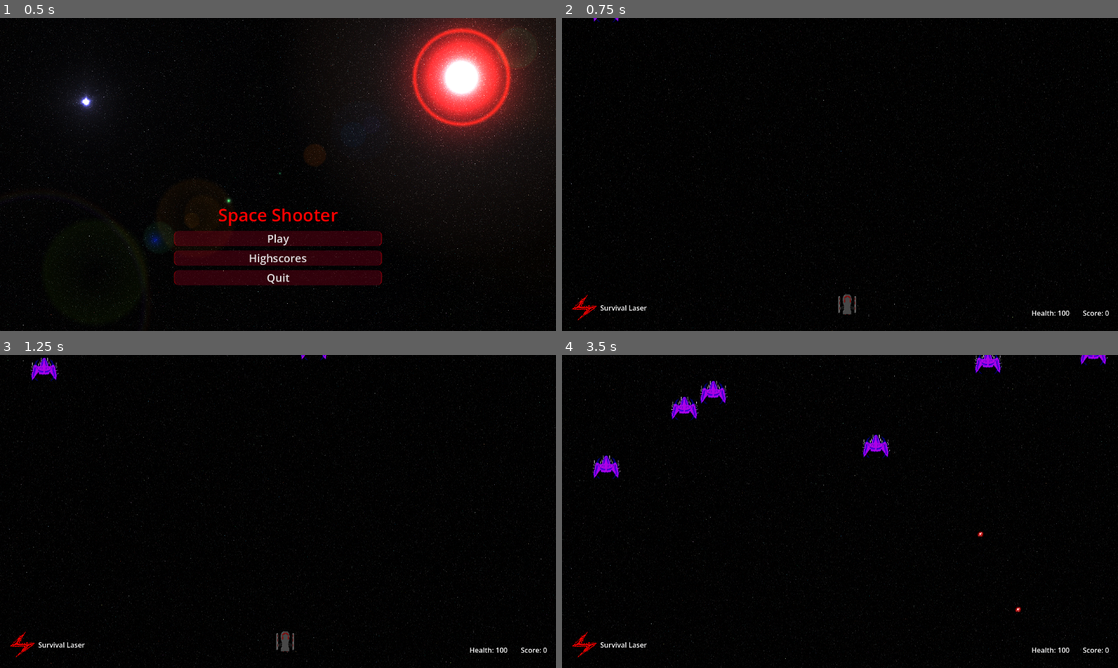
Above: before the commit, frames 1-4 (two rows, left to right).
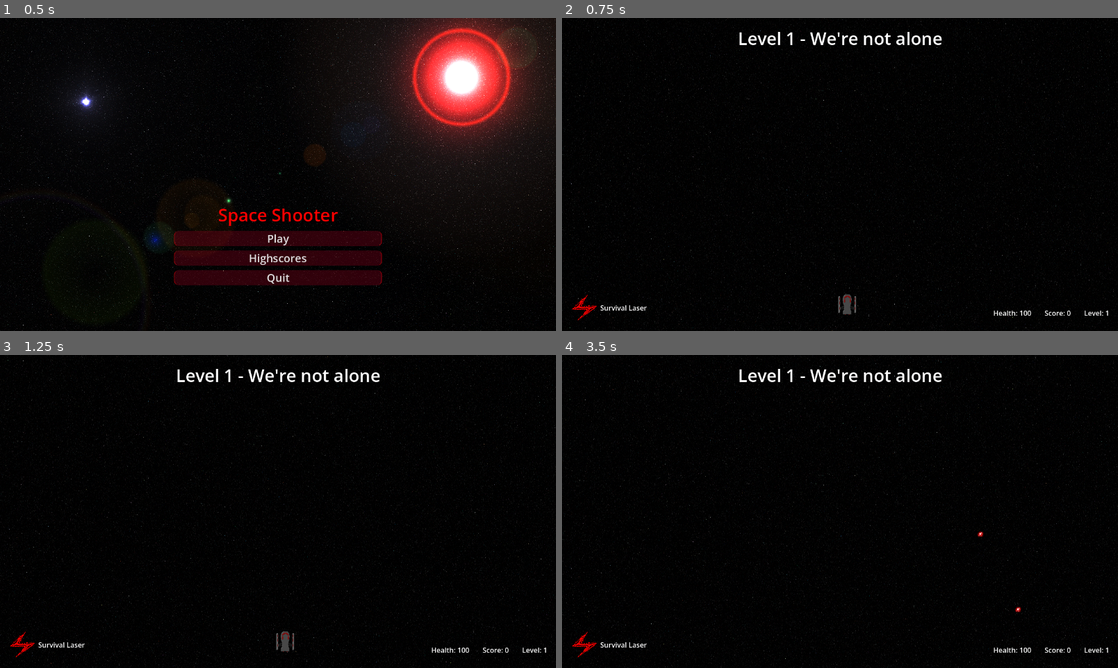
Above: after the commit, the same moments.

Repository: AlexanderFarrell/space-shooter-godot-tutorial
Game: Godot game, scene res://scenes/root/menu.tscn
The game is run twice, just before and just after one commit, with the same random seed, the same clock (stepped at 60 frames per second) and the same inputs.
Inputs:
- Up to frame 1 (0.5 s): no input
- Up to frame 2 (0.75 s): click "Play" at 0.5 s
- Up to frame 3 (1.25 s): no input
- Up to frame 4 (3.5 s): hold Right (move_right) 1.28-2.03 s; tap C (switch_weapon_next) at 1.35, 2.3 s; tap X (switch_weapon_previous) at 1.55, 2.1, 3.05 s; hold Down (move_down) 2.03-2.78 s; hold Right (move_right) from 2.78 s (still down); hold Space (fire) from 2.78 s (still down)

Frame 1 is identical in both runs. In frame 2, 0.8% of the frame differs, in the area x 5-99%, y 0-96%; in frame 3, 1.0%; in frame 4, 1.9%.

Commit message:
Levels! Asteroids! Working well!

Diff:
--- /dev/null
+++ b/data/levels/1.tres
@@ -0,0 +1,61 @@
+[gd_resource type="Resource" script_class="Level" format=3 uid="uid://dmx5doooaejyo"]
+
+[ext_resource type="Script" uid="uid://bdsrlylhso3pg" path="res://scripts/data/level.gd" id="1_taqkb"]
+[ext_resource type="Script" uid="uid://bdnpl6ckx3pn7" path="res://scripts/data/wave.gd" id="2_qcu0a"]
+[ext_resource type="Script" uid="uid://qmjhb4qanleo" path="res://scripts/data/spawn_table_entry.gd" id="3_c2be8"]
+[ext_resource type="PackedScene" uid="uid://dfwtkkfkbgo72" path="res://scenes/entity/enemies/pawn.tscn" id="4_gwapd"]
+[ext_resource type="PackedScene" uid="uid://bt3uja3x4v1jf" path="res://scenes/entity/enemies/pawn_targeter.tscn" id="5_6d0rd"]
+[ext_resource type="PackedScene" uid="uid://bhhnupudxnfhj" path="res://scenes/entity/enemies/pawn_boss.tscn" id="6_prkxe"]
+
+[sub_resource type="Resource" id="Resource_6d0rd"]
+script = ExtResource("3_c2be8")
+amount = 5
+packed_scene_to_spawn = ExtResource("4_gwapd")
+metadata/_custom_type_script = "uid://qmjhb4qanleo"
+
+[sub_resource type="Resource" id="Resource_glgh0"]
+script = ExtResource("2_qcu0a")
+display_text = "They're coming..."
+spawn_speed = 3.0
+spawn_table_entries = Array[ExtResource("3_c2be8")]([SubResource("Resource_6d0rd")])
+metadata/_custom_type_script = "uid://bdnpl6ckx3pn7"
+
+[sub_resource type="Resource" id="Resource_c2be8"]
+script = ExtResource("3_c2be8")
+amount = 15
+packed_scene_to_spawn = ExtResource("4_gwapd")
+metadata/_custom_type_script = "uid://qmjhb4qanleo"
+
+[sub_resource type="Resource" id="Resource_oahmb"]
+script = ExtResource("3_c2be8")
+amount = 5
+packed_scene_to_spawn = ExtResource("5_6d0rd")
+metadata/_custom_type_script = "uid://qmjhb4qanleo"
+
+[sub_resource type="Resource" id="Resource_gwapd"]
+script = ExtResource("2_qcu0a")
+display_text = "Reinforcements Coming"
+spawn_table_entries = Array[ExtResource("3_c2be8")]([SubResource("Resource_c2be8"), SubResource("Resource_oahmb")])
+metadata/_custom_type_script = "uid://bdnpl6ckx3pn7"
+
+[sub_resource type="Resource" id="Resource_ue8o3"]
+script = ExtResource("3_c2be8")
+packed_scene_to_spawn = ExtResource("6_prkxe")
+metadata/_custom_type_script = "uid://qmjhb4qanleo"
+
+[sub_resource type="Resource" id="Resource_1od83"]
+script = ExtResource("2_qcu0a")
+display_text = "One is targeting us!"
+spawn_table_entries = Array[ExtResource("3_c2be8")]([SubResource("Resource_ue8o3")])
+metadata/_custom_type_script = "uid://bdnpl6ckx3pn7"
+
+[sub_resource type="Resource" id="Resource_prkxe"]
+script = ExtResource("2_qcu0a")
+display_text = "I think that's all of them..."
+metadata/_custom_type_script = "uid://bdnpl6ckx3pn7"
+
+[resource]
+script = ExtResource("1_taqkb")
+name = "We're not alone"
+waves = Array[ExtResource("2_qcu0a")]([SubResource("Resource_glgh0"), SubResource("Resource_gwapd"), SubResource("Resource_1od83"), SubResource("Resource_prkxe")])
+metadata/_custom_type_script = "uid://bdsrlylhso3pg"
--- /dev/null
+++ b/data/levels/2.tres
@@ -0,0 +1,61 @@
+[gd_resource type="Resource" script_class="Level" format=3 uid="uid://b750vkup0wx6i"]
+
+[ext_resource type="Script" uid="uid://bdsrlylhso3pg" path="res://scripts/data/level.gd" id="1_3c61x"]
+[ext_resource type="Script" uid="uid://bdnpl6ckx3pn7" path="res://scripts/data/wave.gd" id="2_vp86y"]
+[ext_resource type="Script" uid="uid://qmjhb4qanleo" path="res://scripts/data/spawn_table_entry.gd" id="3_j007y"]
+[ext_resource type="PackedScene" uid="uid://dq3pju2mkt1wd" path="res://scenes/entity/enemies/asteroid.tscn" id="4_3k614"]
+[ext_resource type="PackedScene" uid="uid://bt3uja3x4v1jf" path="res://scenes/entity/enemies/pawn_targeter.tscn" id="5_3k614"]
+
+[sub_resource type="Resource" id="Resource_jmn4s"]
+script = ExtResource("3_j007y")
+amount = 25
+packed_scene_to_spawn = ExtResource("4_3k614")
+metadata/_custom_type_script = "uid://qmjhb4qanleo"
+
+[sub_resource type="Resource" id="Resource_775gc"]
+script = ExtResource("2_vp86y")
+display_text = "Oh no... asteroids..."
+spawn_table_entries = Array[ExtResource("3_j007y")]([SubResource("Resource_jmn4s")])
+metadata/_custom_type_script = "uid://bdnpl6ckx3pn7"
+
+[sub_resource type="Resource" id="Resource_j007y"]
+script = ExtResource("3_j007y")
+amount = 35
+packed_scene_to_spawn = ExtResource("4_3k614")
+metadata/_custom_type_script = "uid://qmjhb4qanleo"
+
+[sub_resource type="Resource" id="Resource_3k614"]
+script = ExtResource("2_vp86y")
+display_text = "It's getting denser!"
+spawn_speed = 1.5
+spawn_table_entries = Array[ExtResource("3_j007y")]([SubResource("Resource_j007y")])
+metadata/_custom_type_script = "uid://bdnpl6ckx3pn7"
+
+[sub_resource type="Resource" id="Resource_x5id7"]
+script = ExtResource("3_j007y")
+amount = 120
+packed_scene_to_spawn = ExtResource("4_3k614")
+metadata/_custom_type_script = "uid://qmjhb4qanleo"
+
+[sub_resource type="Resource" id="Resource_l1ask"]
+script = ExtResource("3_j007y")
+amount = 60
+packed_scene_to_spawn = ExtResource("5_3k614")
+metadata/_custom_type_script = "uid://qmjhb4qanleo"
+
+[sub_resource type="Resource" id="Resource_6woyl"]
+script = ExtResource("2_vp86y")
+display_text = "I think we hit a hive!"
+spawn_speed = 1.5
+spawn_table_entries = Array[ExtResource("3_j007y")]([SubResource("Resource_x5id7"), SubResource("Resource_l1ask")])
+metadata/_custom_type_script = "uid://bdnpl6ckx3pn7"
+
+[sub_resource type="Resource" id="Resource_85mdb"]
+script = ExtResource("2_vp86y")
+display_text = "I think we're through!"
+metadata/_custom_type_script = "uid://bdnpl6ckx3pn7"
+
+[resource]
+script = ExtResource("1_3c61x")
+waves = Array[ExtResource("2_vp86y")]([SubResource("Resource_775gc"), SubResource("Resource_3k614"), SubResource("Resource_6woyl"), SubResource("Resource_85mdb")])
+metadata/_custom_type_script = "uid://bdsrlylhso3pg"
--- a/project.godot
+++ b/project.godot
@@ -30,6 +30,8 @@
 
 Enemy="Enemies"
 Player=""
+Delete=""
+Spawn=""
 
 [input]
 
--- /dev/null
+++ b/scenes/entity/enemies/asteroid.tscn
@@ -0,0 +1,25 @@
+[gd_scene format=3 uid="uid://dq3pju2mkt1wd"]
+
+[ext_resource type="Script" uid="uid://del27h74ls32s" path="res://scripts/entites/enemy.gd" id="1_fgw8t"]
+[ext_resource type="Texture2D" uid="uid://dskll4k7vnp82" path="res://assets/asteroid001.png" id="2_f3nx0"]
+
+[sub_resource type="RectangleShape2D" id="RectangleShape2D_lin2w"]
+size = Vector2(64, 54)
+
+[node name="Enemy" type="Area2D" unique_id=50975838 groups=["Enemy", "Spawn"]]
+scale = Vector2(3.4446526, 3.7743516)
+collision_layer = 65535
+collision_mask = 65535
+script = ExtResource("1_fgw8t")
+speed = 50.0
+health = 150
+
+[node name="Sprite2D" type="Sprite2D" parent="." unique_id=591736515]
+texture = ExtResource("2_f3nx0")
+
+[node name="CollisionShape2D" type="CollisionShape2D" parent="." unique_id=415144423]
+position = Vector2(0, -3)
+shape = SubResource("RectangleShape2D_lin2w")
+
+[connection signal="area_entered" from="." to="." method="_on_area_entered"]
+[connection signal="body_entered" from="." to="." method="_on_body_entered"]
--- /dev/null
+++ b/scenes/entity/enemies/pawn.tscn
@@ -0,0 +1,23 @@
+[gd_scene format=3 uid="uid://dfwtkkfkbgo72"]
+
+[ext_resource type="Texture2D" uid="uid://b0grb0kr6aevq" path="res://assets/alien001.png" id="1_ho1e7"]
+[ext_resource type="Script" uid="uid://del27h74ls32s" path="res://scripts/entites/enemy.gd" id="1_lin2w"]
+
+[sub_resource type="RectangleShape2D" id="RectangleShape2D_lin2w"]
+size = Vector2(64, 54)
+
+[node name="Enemy" type="Area2D" unique_id=50975838 groups=["Enemy", "Spawn"]]
+collision_layer = 65535
+collision_mask = 65535
+script = ExtResource("1_lin2w")
+health = 50
+
+[node name="Sprite2D" type="Sprite2D" parent="." unique_id=591736515]
+texture = ExtResource("1_ho1e7")
+
+[node name="CollisionShape2D" type="CollisionShape2D" parent="." unique_id=415144423]
+position = Vector2(0, -3)
+shape = SubResource("RectangleShape2D_lin2w")
+
+[connection signal="area_entered" from="." to="." method="_on_area_entered"]
+[connection signal="body_entered" from="." to="." method="_on_body_entered"]
--- /dev/null
+++ b/scenes/entity/enemies/pawn_boss.tscn
@@ -0,0 +1,24 @@
+[gd_scene format=3 uid="uid://bhhnupudxnfhj"]
+
+[ext_resource type="Script" uid="uid://del27h74ls32s" path="res://scripts/entites/enemy.gd" id="1_t4oau"]
+[ext_resource type="Texture2D" uid="uid://b0grb0kr6aevq" path="res://assets/alien001.png" id="2_6tc3g"]
+
+[sub_resource type="RectangleShape2D" id="RectangleShape2D_lin2w"]
+size = Vector2(64, 54)
+
+[node name="Enemy" type="Area2D" unique_id=50975838 groups=["Enemy", "Spawn"]]
+collision_layer = 65535
+collision_mask = 65535
+script = ExtResource("1_t4oau")
+health = 50
+move_behavior = 3
+
+[node name="Sprite2D" type="Sprite2D" parent="." unique_id=591736515]
+texture = ExtResource("2_6tc3g")
+
+[node name="CollisionShape2D" type="CollisionShape2D" parent="." unique_id=415144423]
+position = Vector2(0, -3)
+shape = SubResource("RectangleShape2D_lin2w")
+
+[connection signal="area_entered" from="." to="." method="_on_area_entered"]
+[connection signal="body_entered" from="." to="." method="_on_body_entered"]
--- /dev/null
+++ b/scenes/entity/enemies/pawn_random.tscn
@@ -0,0 +1,24 @@
+[gd_scene format=3 uid="uid://buu2xl7iu6spr"]
+
+[ext_resource type="Script" uid="uid://del27h74ls32s" path="res://scripts/entites/enemy.gd" id="1_h5gqu"]
+[ext_resource type="Texture2D" uid="uid://b0grb0kr6aevq" path="res://assets/alien001.png" id="2_2f8f2"]
+
+[sub_resource type="RectangleShape2D" id="RectangleShape2D_lin2w"]
+size = Vector2(64, 54)
+
+[node name="Enemy" type="Area2D" unique_id=50975838 groups=["Enemy", "Spawn"]]
+collision_layer = 65535
+collision_mask = 65535
+script = ExtResource("1_h5gqu")
+health = 50
+move_behavior = 2
+
+[node name="Sprite2D" type="Sprite2D" parent="." unique_id=591736515]
+texture = ExtResource("2_2f8f2")
+
+[node name="CollisionShape2D" type="CollisionShape2D" parent="." unique_id=415144423]
+position = Vector2(0, -3)
+shape = SubResource("RectangleShape2D_lin2w")
+
+[connection signal="area_entered" from="." to="." method="_on_area_entered"]
+[connection signal="body_entered" from="." to="." method="_on_body_entered"]
--- a/scenes/entity/enemy.tscn
+++ b/scenes/entity/enemies/pawn_targeter.tscn
@@ -1,19 +1,21 @@
-[gd_scene format=3 uid="uid://dfwtkkfkbgo72"]
+[gd_scene format=3 uid="uid://bt3uja3x4v1jf"]
 
-[ext_resource type="Texture2D" uid="uid://b0grb0kr6aevq" path="res://assets/alien001.png" id="1_ho1e7"]
-[ext_resource type="Script" uid="uid://del27h74ls32s" path="res://scripts/entites/enemy.gd" id="1_lin2w"]
+[ext_resource type="Script" uid="uid://del27h74ls32s" path="res://scripts/entites/enemy.gd" id="1_hlgbd"]
+[ext_resource type="Texture2D" uid="uid://b0grb0kr6aevq" path="res://assets/alien001.png" id="2_i1h8m"]
 
 [sub_resource type="RectangleShape2D" id="RectangleShape2D_lin2w"]
 size = Vector2(64, 54)
 
-[node name="Enemy" type="Area2D" unique_id=50975838 groups=["Enemy"]]
+[node name="Enemy" type="Area2D" unique_id=50975838 groups=["Enemy", "Spawn"]]
 collision_layer = 65535
 collision_mask = 65535
-script = ExtResource("1_lin2w")
+script = ExtResource("1_hlgbd")
 health = 50
+move_behavior = 1
+move_to_y = 500
 
 [node name="Sprite2D" type="Sprite2D" parent="." unique_id=591736515]
-texture = ExtResource("1_ho1e7")
+texture = ExtResource("2_i1h8m")
 
 [node name="CollisionShape2D" type="CollisionShape2D" parent="." unique_id=415144423]
 position = Vector2(0, -3)
--- a/scenes/root/gameplay.tscn
+++ b/scenes/root/gameplay.tscn
@@ -2,23 +2,40 @@
 
 [ext_resource type="PackedScene" uid="uid://brc66bh8cu61q" path="res://scenes/entity/player.tscn" id="1_2pllk"]
 [ext_resource type="Script" uid="uid://bfe7e81y04rcj" path="res://scripts/root/gameplay.gd" id="1_u25l5"]
-[ext_resource type="PackedScene" uid="uid://dfwtkkfkbgo72" path="res://scenes/entity/enemy.tscn" id="2_m5vqo"]
+[ext_resource type="PackedScene" uid="uid://dfwtkkfkbgo72" path="res://scenes/entity/enemies/pawn.tscn" id="2_m5vqo"]
 [ext_resource type="Script" uid="uid://ds2ar0gsiiw1k" path="res://scripts/ui/weapon_display.gd" id="3_4lxin"]
 [ext_resource type="Texture2D" uid="uid://lyc7xhy5pxch" path="res://assets/space_background_play.png" id="3_a3c1b"]
-[ext_resource type="Script" uid="uid://ck8jwf8ygpmt1" path="res://scripts/entites/delete_area.gd" id="4_aun1u"]
+[ext_resource type="Script" uid="uid://bdsrlylhso3pg" path="res://scripts/data/level.gd" id="3_lcvfv"]
 [ext_resource type="Texture2D" uid="uid://cen5noqc16jo5" path="res://assets/survival_laser.png" id="4_m5vqo"]
-[ext_resource type="Script" uid="uid://bfveulu1finyl" path="res://scenes/root/status_display.gd" id="8_c0qxp"]
+[ext_resource type="Resource" uid="uid://dmx5doooaejyo" path="res://data/levels/1.tres" id="4_y8oip"]
+[ext_resource type="Resource" uid="uid://b750vkup0wx6i" path="res://data/levels/2.tres" id="5_tnaol"]
+[ext_resource type="Script" uid="uid://bfveulu1finyl" path="res://scripts/ui/status_display.gd" id="8_c0qxp"]
 [ext_resource type="Script" uid="uid://bvradigo7qlfw" path="res://scripts/ui/message_box.gd" id="9_lcvfv"]
 
 [sub_resource type="RectangleShape2D" id="RectangleShape2D_m5vqo"]
 size = Vector2(1182.206, 43)
 
+[sub_resource type="GDScript" id="GDScript_c0qxp"]
+script/source = "extends Area2D
+
+func _on_area_entered(area: Area2D) -> void:
+	if area.is_in_group(\"Enemy\"):
+		area.queue_free()
+"
+
 [sub_resource type="RectangleShape2D" id="RectangleShape2D_00tan"]
-size = Vector2(20, 80)
+size = Vector2(33.08367, 80)
 
-[node name="Node" type="Node" unique_id=1297433147]
+[sub_resource type="RectangleShape2D" id="RectangleShape2D_c0qxp"]
+size = Vector2(1.8760786, 1353.5)
+
+[sub_resource type="RectangleShape2D" id="RectangleShape2D_lcvfv"]
+size = Vector2(1.6963758, 1281.5)
+
+[node name="Gameplay" type="Node" unique_id=1297433147]
 script = ExtResource("1_u25l5")
 enemy = ExtResource("2_m5vqo")
+levels = Array[ExtResource("3_lcvfv")]([ExtResource("4_y8oip"), ExtResource("5_tnaol")])
 
 [node name="World" type="Node2D" parent="." unique_id=2024437885]
 
@@ -41,14 +58,22 @@
 position = Vector2(-29.567078, -79)
 shape = SubResource("RectangleShape2D_m5vqo")
 
-[node name="DeleteArea" type="Area2D" parent="World" unique_id=1533899362]
+[node name="DeleteArea" type="Area2D" parent="World" unique_id=1533899362 groups=["Delete"]]
 position = Vector2(666, 764)
 scale = Vector2(69.56, 1)
-script = ExtResource("4_aun1u")
+script = SubResource("GDScript_c0qxp")
 
-[node name="CollisionShape2D" type="CollisionShape2D" parent="World/DeleteArea" unique_id=858393877]
-position = Vector2(0, 30)
+[node name="CollisionShape2D" type="CollisionShape2D" parent="World/DeleteArea" unique_id=858393877 groups=["Delete"]]
+position = Vector2(0.8862858, 436)
 shape = SubResource("RectangleShape2D_00tan")
+
+[node name="CollisionShape2D2" type="CollisionShape2D" parent="World/DeleteArea" unique_id=502996456]
+position = Vector2(-16.349195, -130.75)
+shape = SubResource("RectangleShape2D_c0qxp")
+
+[node name="CollisionShape2D3" type="CollisionShape2D" parent="World/DeleteArea" unique_id=1950837982]
+position = Vector2(16.20184, -161.75)
+shape = SubResource("RectangleShape2D_lcvfv")
 
 [node name="UI" type="CanvasLayer" parent="." unique_id=1517768594]
 
@@ -109,6 +134,10 @@
 layout_mode = 2
 text = "Score: 0"
 
+[node name="Level" type="Label" parent="UI/MarginContainer/Control/StatusDisplay" unique_id=1509990865]
+layout_mode = 2
+text = "Level: 1"
+
 [node name="MessageBox" type="Label" parent="UI/MarginContainer/Control" unique_id=944652062]
 layout_mode = 1
 anchors_preset = 5
@@ -122,5 +151,13 @@
 horizontal_alignment = 1
 script = ExtResource("9_lcvfv")
 
+[node name="ColorScreenTint" type="ColorRect" parent="UI" unique_id=185532918]
+anchors_preset = 15
+anchor_right = 1.0
+anchor_bottom = 1.0
+grow_horizontal = 2
+grow_vertical = 2
+color = Color(0, 0, 0, 0)
+
 [connection signal="on_death" from="World/Player" to="." method="_on_player_on_death"]
 [connection signal="area_entered" from="World/DeleteArea" to="World/DeleteArea" method="_on_area_entered"]
--- a/scripts/autoloads/gameplay_ui.gd
+++ b/scripts/autoloads/gameplay_ui.gd
@@ -4,6 +4,7 @@
 signal s_display_message_permanent(message: String)
 signal s_display_score(score: int)
 signal s_display_health(health: float)
+signal s_display_level(level: int)
 signal s_update_weapon(weapon: Weapon)
 
 func display_message(message: String, life: float):
@@ -18,5 +19,8 @@
 func display_health(health: float):
 	s_display_health.emit(health)
 
+func display_level(level: int):
+	s_display_level.emit(level)
+
 func update_weapon(weapon: Weapon):
 	s_update_weapon.emit(weapon)
--- /dev/null
+++ b/scripts/data/level.gd
@@ -0,0 +1,5 @@
+extends Resource
+class_name Level
+
+@export var name: String
+@export var waves: Array[Wave]
--- /dev/null
+++ b/scripts/data/spawn_table_entry.gd
@@ -0,0 +1,5 @@
+extends Resource
+class_name SpawnTableEntry
+
+@export var amount := 1
+@export var packed_scene_to_spawn: PackedScene
--- /dev/null
+++ b/scripts/data/wave.gd
@@ -0,0 +1,24 @@
+extends Resource
+class_name Wave
+
+@export var display_text: String
+@export var spawn_speed := 2.0
+@export var spawn_table_entries: Array[SpawnTableEntry]
+
+class Run:
+	var spawn_deck: Array[PackedScene] = []
+
+	func _init(wave: Wave):
+		for entry in wave.spawn_table_entries:
+			for _i in range(entry.amount):
+				spawn_deck.push_back(entry.packed_scene_to_spawn)
+		spawn_deck.shuffle()
+
+	func draw():
+		return spawn_deck.pop_back()
+
+	func is_empty():
+		return spawn_deck.is_empty()
+
+	func size():
+		return spawn_deck.size()
--- a/scripts/entites/delete_area.gd
+++ /dev/null
@@ -1,5 +0,0 @@
-extends Area2D
-
-func _on_area_entered(area: Area2D) -> void:
-	if area.is_in_group("Enemy"):
-		area.queue_free()
--- a/scripts/entites/enemy.gd
+++ b/scripts/entites/enemy.gd
@@ -1,14 +1,83 @@
 extends Area2D
+
+enum AttackBehavior {
+	# Does not use weapons, still can run into player
+	NONE,
+
+	# Fires with weapon forward, if it has
+	SHOOT_FORWARD,
+
+	# Fires in the player's direction, difficult
+	SHOOT_TOWARDS
+}
+
+enum MoveBehavior {
+	# Just moves down, then off screen
+	MOVE_DOWN,
+
+	# Starts in the direction of player,
+	# does not steer (goes off screen and deletes)
+	MOVE_TO_PLAYER,
+
+	# Starts in a random direction down, maybe to the
+	# left slightly, or to the right, or not.
+	MOVE_RANDOM,
+
+	# Stays on screen until player defeats it, strafes
+	# to X coord of player
+	STRAFE_TO_PLAYER
+}
 
 @export var score := 100
 @export var speed = 100.0
 @export var on_hit_damage = 20.0
 @export var health := 100
+@export var move_behavior := MoveBehavior.MOVE_DOWN
+@export var attack_behavior := AttackBehavior.NONE
+
+@export_category("Attack Properties")
+@export var weapon: Weapon
+
+@export_category("Strafe to Player Behavior")
+@export var move_to_y := 100
+
+var velocity = Vector2.ZERO
 
 signal add_score(score_to_add: int)
 
+func _ready() -> void:
+	match move_behavior:
+		MoveBehavior.MOVE_DOWN:
+			velocity = Vector2.DOWN * speed
+		MoveBehavior.MOVE_TO_PLAYER:
+			# Find player
+			var player = get_tree().get_first_node_in_group("Player")
+
+			# If the player is still alive
+			if player:
+				velocity = (player.global_position - global_position).normalized() * speed
+			else:
+				velocity = Vector2.DOWN * speed
+		MoveBehavior.MOVE_RANDOM:
+			var x = randf_range(-1, 1)
+			velocity = Vector2(x, 1).normalized() * speed
+		MoveBehavior.STRAFE_TO_PLAYER:
+			velocity = Vector2.DOWN
+
 func _physics_process(delta: float) -> void:
-	global_position += Vector2.DOWN * speed * delta
+	if move_behavior != MoveBehavior.STRAFE_TO_PLAYER:
+		global_position += velocity * delta
+	else:
+		if global_position.y < move_to_y:
+			global_position += Vector2.DOWN * delta * speed
+		else:
+			var player = get_tree().get_first_node_in_group("Player")
+			if player:
+				if player.global_position.x < global_position.x:
+					global_position += Vector2.LEFT * delta * speed
+				else:
+					global_position += Vector2.RIGHT * delta * speed
+
 
 func hit(damage: int):
 	health -= damage
@@ -23,3 +92,8 @@
 func die():
 	add_score.emit(score)
 	queue_free()
+
+
+func _on_area_entered(area: Area2D) -> void:
+	if area.is_in_group("Delete") and move_behavior != MoveBehavior.STRAFE_TO_PLAYER:
+		queue_free()
--- a/scripts/root/gameplay.gd
+++ b/scripts/root/gameplay.gd
@@ -1,37 +1,113 @@
 extends Node
+
+enum GameplayState {
+	NEXT_LEVEL,
+	WAVE_TRANSITION,
+	WAVE_RUNNING,
+	GAME_OVER,
+	GAME_COMPLETE
+}
 
 var score := 0
 var next_spawn_chance := 0.0
 var spawn_time := 0.5
-var playing = true
+var current = GameplayState.NEXT_LEVEL
+
+var level_index = -1
+var wave_index = -1
+
+var check_for_spawns_counter = 1.0
+
+var active_level:
+	get:
+		if level_index < levels.size():
+			return levels[level_index]
+		return null
+
+var active_wave:
+	get:
+		var level = active_level
+		if level and wave_index < level.waves.size():
+			return level.waves[wave_index]
+		return null
+
+var active_wave_run: Wave.Run
 
 @export var enemy: PackedScene
+@export var levels: Array[Level]
 
 @onready var spawner_area = $World/SpawnArea/CollisionShape2D
 
+func _ready() -> void:
+	_change_to_state(GameplayState.NEXT_LEVEL)
+
+func _change_to_state(state: GameplayState):
+	current = state
+	match current:
+		GameplayState.NEXT_LEVEL:
+			level_index += 1
+			wave_index = -1
+			# If there is still a level to play
+			if active_level:
+				# If there are still levels to play in the game
+				GameplayUi.display_level(level_index + 1)
+				GameplayUi.display_message("Level " + str(level_index + 1) + " - " + active_level.name, 3.0)
+				await get_tree().create_timer(3.0).timeout
+				_change_to_state(GameplayState.WAVE_TRANSITION)
+			else:
+				# You've beat the game
+				_change_to_state(GameplayState.GAME_COMPLETE)
+		GameplayState.WAVE_TRANSITION:
+			wave_index += 1
+			if active_wave:
+				if active_wave.display_text != "":
+					GameplayUi.display_message(active_wave.display_text, 3.0)
+					await get_tree().create_timer(3.0).timeout
+				active_wave_run = Wave.Run.new(active_wave)
+				spawn_time = active_wave.spawn_speed
+				_change_to_state(GameplayState.WAVE_RUNNING)
+			else:
+				_change_to_state(GameplayState.NEXT_LEVEL)
+		GameplayState.WAVE_RUNNING:
+			pass
+		GameplayState.GAME_OVER:
+			GameplayUi.display_message_permanent("Game Over\nPress Escape to Quit")
+			$World/Player.queue_free()
+		GameplayState.GAME_COMPLETE:
+			GameplayUi.display_message_permanent("Phew... we escaped!\nPress Escape to Quit")
+
+
 func _process(delta: float) -> void:
-	if Input.is_action_pressed("pause"):
-		AppManager.quit_to_menu()
+	match current:
+		GameplayState.WAVE_RUNNING:
+			next_spawn_chance -= delta
+			if next_spawn_chance < 0:
+				next_spawn_chance = spawn_time
+				_spawn_from_wave()
+			check_for_spawns_counter -= delta
+			if check_for_spawns_counter <= 0:
+				check_for_spawns_counter = 1.0
+				if get_tree().get_first_node_in_group("Spawn") == null and active_wave_run.is_empty():
+					_change_to_state(GameplayState.WAVE_TRANSITION)
 
-	next_spawn_chance -= delta
-	if next_spawn_chance < 0:
-		next_spawn_chance = spawn_time
-		_spawn_enemy()
+		GameplayState.GAME_OVER, GameplayState.GAME_COMPLETE:
+			if Input.is_action_pressed("pause"):
+				AppManager.quit_to_menu()
 
-func _spawn_enemy():
-	var e = enemy.instantiate()
+func _spawn_from_wave():
+	if active_wave_run.is_empty():
+		return
+	var e = active_wave_run.draw().instantiate()
 	var half_size = spawner_area.shape.size / 2.0
+	var x = randf_range(-half_size.x, half_size.x)
+	var y = randf_range(-half_size.y, half_size.y)
+	e.position = spawner_area.global_position + Vector2(x, y)
 	$World.add_child(e)
 	e.add_score.connect(_add_score)
-	var x = randf_range(-half_size.x, half_size.x)
-	var y = randf_range(-half_size.y, half_size.y)
-	e.global_position = spawner_area.global_position + Vector2(x, y)
 
 
 func _on_player_on_death() -> void:
-	$World/Player.queue_free()
-	playing = false
-	GameplayUi.display_message_permanent("Game Over\nPress Escape to Quit")
+	_change_to_state(GameplayState.GAME_OVER)
 
 func _add_score(score_to_add: int) -> void:
 	score += score_to_add
--- a/scenes/root/status_display.gd
+++ b/scripts/ui/status_display.gd
@@ -2,6 +2,7 @@
 
 @onready var health_display = $Health
 @onready var score_display = $Score
+@onready var level_display = $Level
 
 func _ready() -> void:
 	GameplayUi.s_display_health.connect(display_health)
@@ -12,3 +13,6 @@
 
 func display_score(score: int):
 	score_display.text = "Score: " + str(score)
+
+func display_level(level: int):
+	level_display.text = "Level: "+ str(level)
Binary file added: assets/alien_world002.png
Not shown, added: assets/alien_world002.png.import
Binary file added: assets/asteroid001.png
Not shown, added: assets/asteroid001.png.import
Binary file added: assets/sand_world001.png
Not shown, added: assets/sand_world001.png.import
Not shown, added: scripts/data/level.gd.uid
Not shown, added: scripts/data/spawn_table_entry.gd.uid
Not shown, added: scripts/data/wave.gd.uid
Not shown, removed: scripts/entites/delete_area.gd.uid
Renamed: scenes/root/status_display.gd.uid -> scripts/ui/status_display.gd.uid
